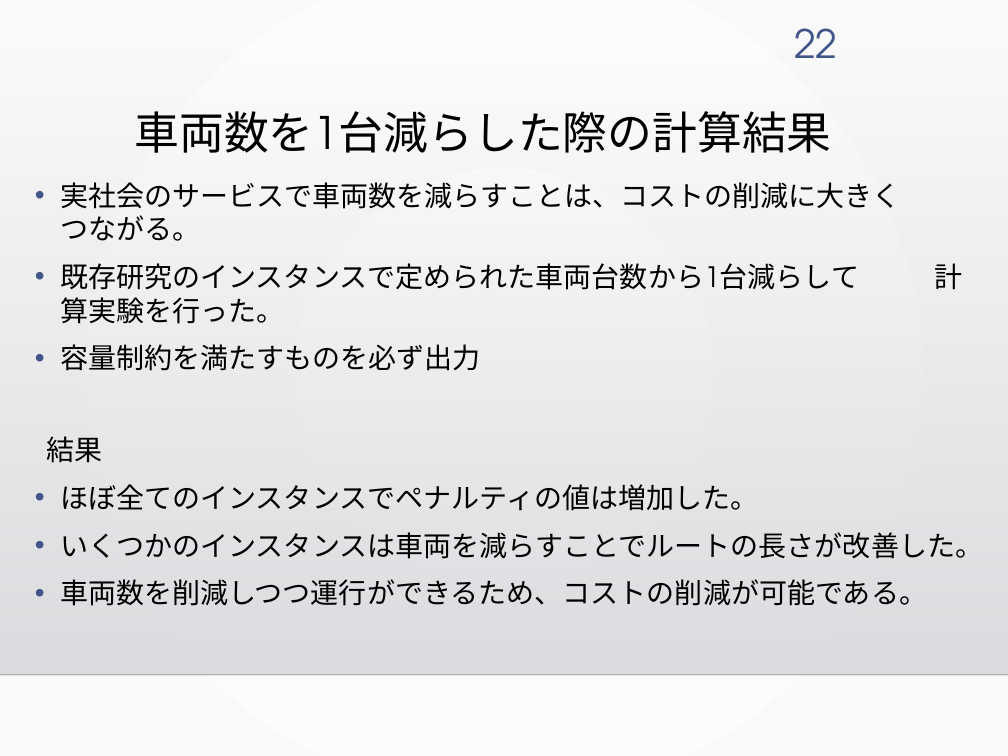
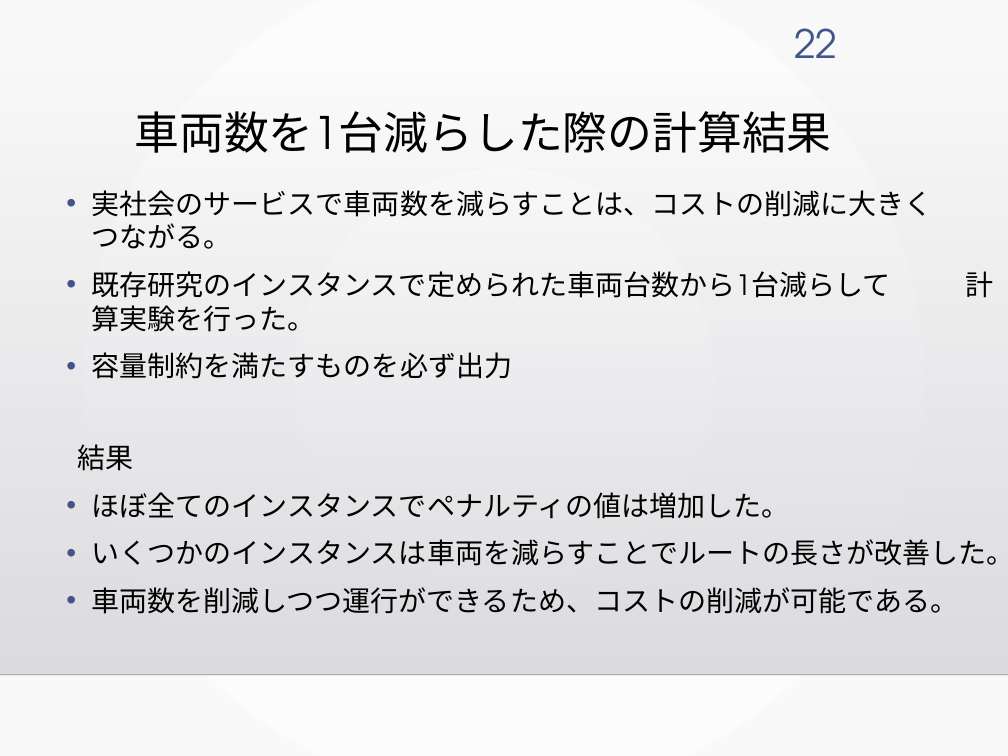
Before and after one commit to kotaro400/DARP, a slide deck: slide 22 of 卒論発表_10分用.pptx. Drawn at 1008x756 pixels with LibreOffice and Linux fonts; fonts in the diff are those of the drawing; background and template pictures are left out. Boxes give left, top, right and bottom in pixels: in the first picture for what was removed or moved away, otherwise in the second. Text is boxed around its words. In the diff, an @@ line names an element or a change of style, - is before the commit and + after.

Commit message:
パワポ　微修正

```diff
--- a/卒論発表_10分用.pptx
+++ b/卒論発表_10分用.pptx
@@ text "実社会のサービスで車両数を減らすことは、コストの削減に大きく つながる。" rewrapped from bbox=[46, 182, 983, 606] to bbox=[78, 190, 1008, 614] @@
```
